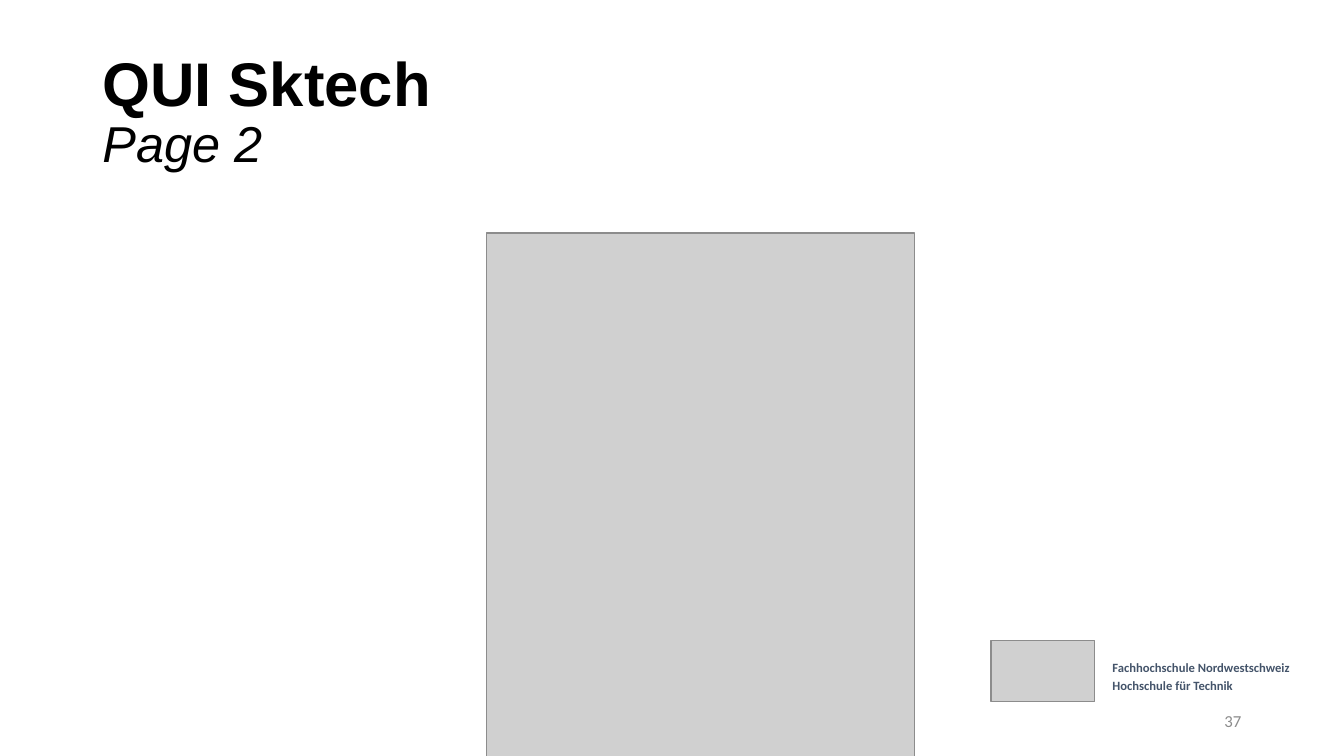
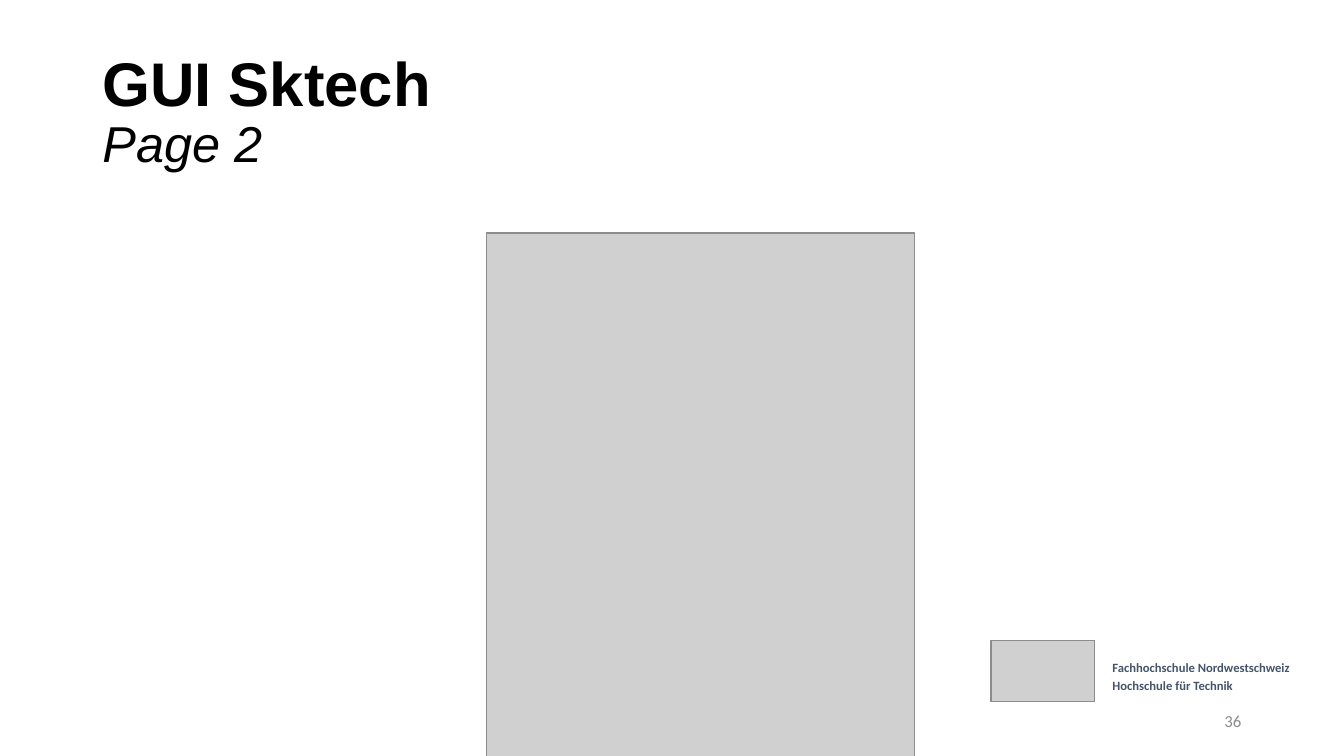
Before and after one commit to etiiiR/FHNW_Wettermonitor, a slide deck: slide 36 of Powerpoint v3.pptx (slide 37 before the commit). Drawn at 1344x756 pixels with LibreOffice and Linux fonts; fonts in the diff are those of the drawing; grey boxes stand for pictures. Boxes give left, top, right and bottom in pixels: in the first picture for what was removed or moved away, otherwise in the second. Text is boxed around its words. In the diff, an @@ line names an element or a change of style, - is before the commit and + after.

```diff
--- a/Powerpoint v3.pptx
+++ b/Powerpoint v3.pptx
@@ title at [102,61,431,172]: text changed @@
-QUI Sktech
-Page 2
+GUI Sktech
+Page 2
@@ page number at [1224,716,1241,727]: text changed @@
-37
+36
```
Also in this commit, not shown: 3 other slides changed, 1 slide removed.
